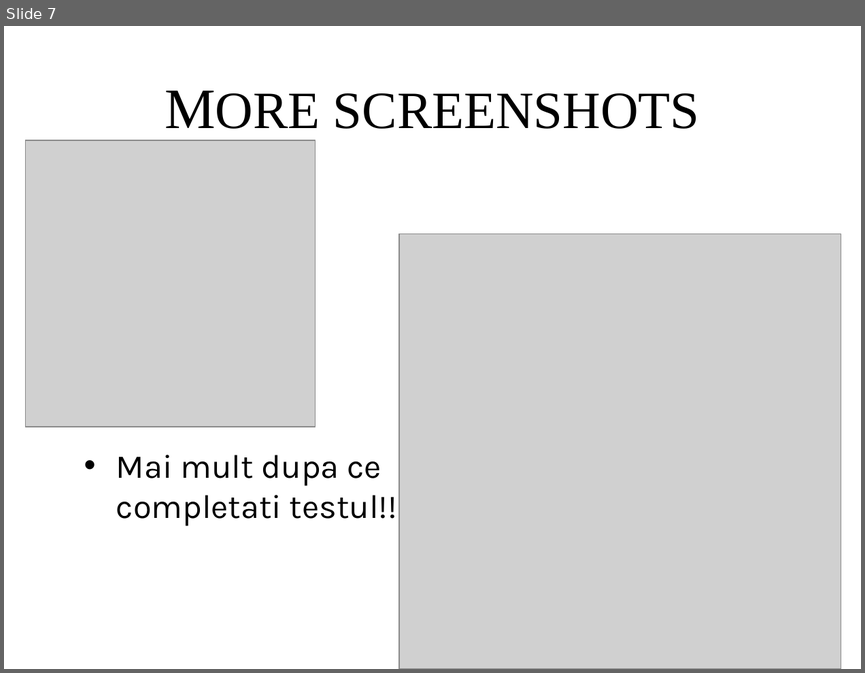
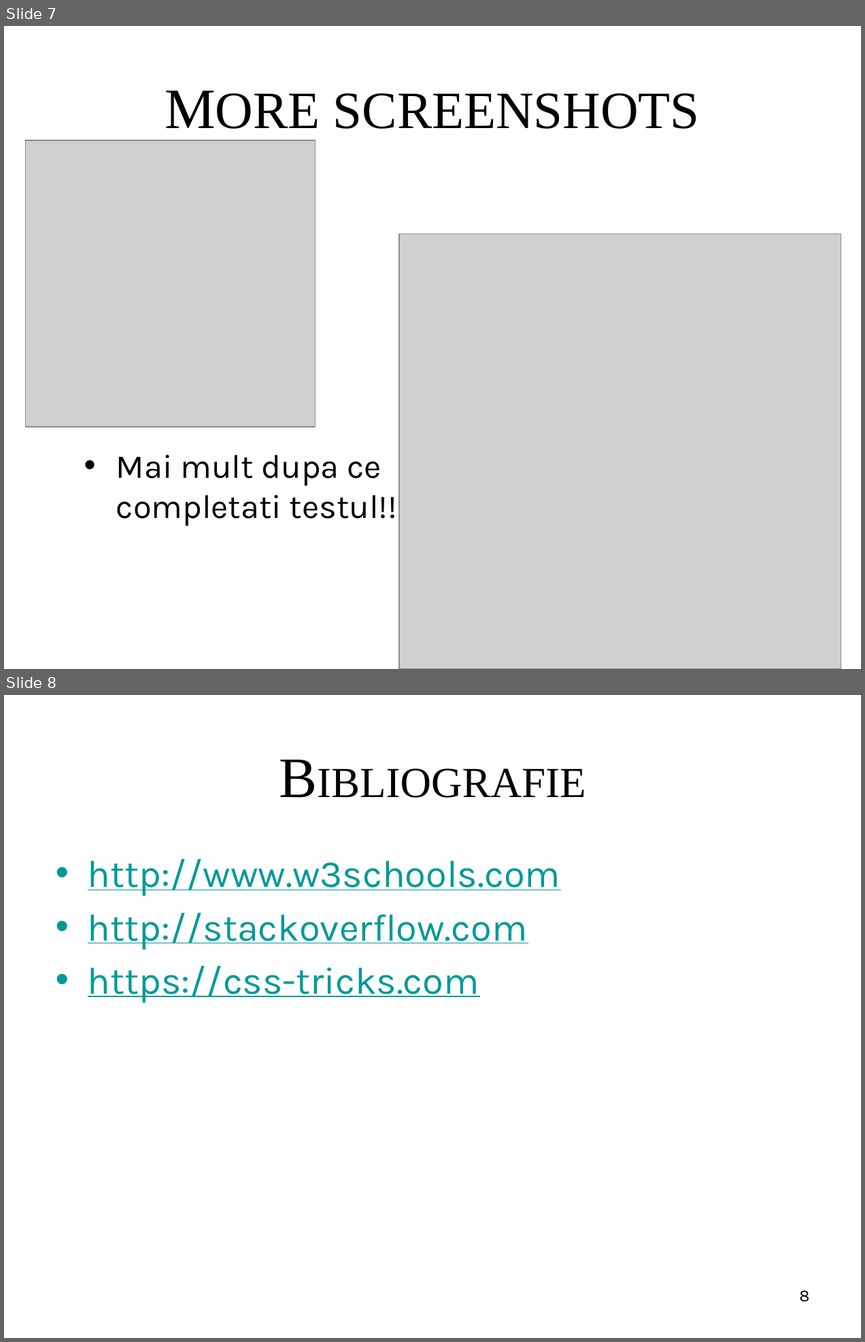
Before and after one commit to amaliareb/Proiect-IPW, a slide deck: quiz.pptx. Shown one above the other, each under a label of ours: slide 7 before the commit, slides 7 and 8 after it. The pictures are 865x673 and 865x1342 pixels, drawn with LibreOffice and Linux fonts; fonts in the diff are those of the drawing; grey boxes stand for pictures; background and template pictures are left out. Boxes give left, top, right and bottom in pixels: in the first picture for what was removed or moved away, otherwise in the second. Text is boxed around its words. In the diff, an @@ line names an element or a change of style, - is before the commit and + after.

Commit message:
final ppt

```diff
--- a/quiz.pptx
+++ b/quiz.pptx
@@ slide 8 added at <box>4,695,861,1338</box>, background picture (left out) @@
@@ title added at <box>47,721,818,828</box>, 36 pt, text #000000 @@
+BIBLIOGRAFIE
@@ text added at <box>88,859,560,1002</box>, 32 pt, text #009999, underline @@
+• http://www.w3schools.com
+• http://stackoverflow.com
+• https://css-tricks.com
@@ page number added at <box>799,1290,809,1302</box>, 14 pt, text #000000 @@
+8
```
Also in this commit, not shown: 1 other slide added.
